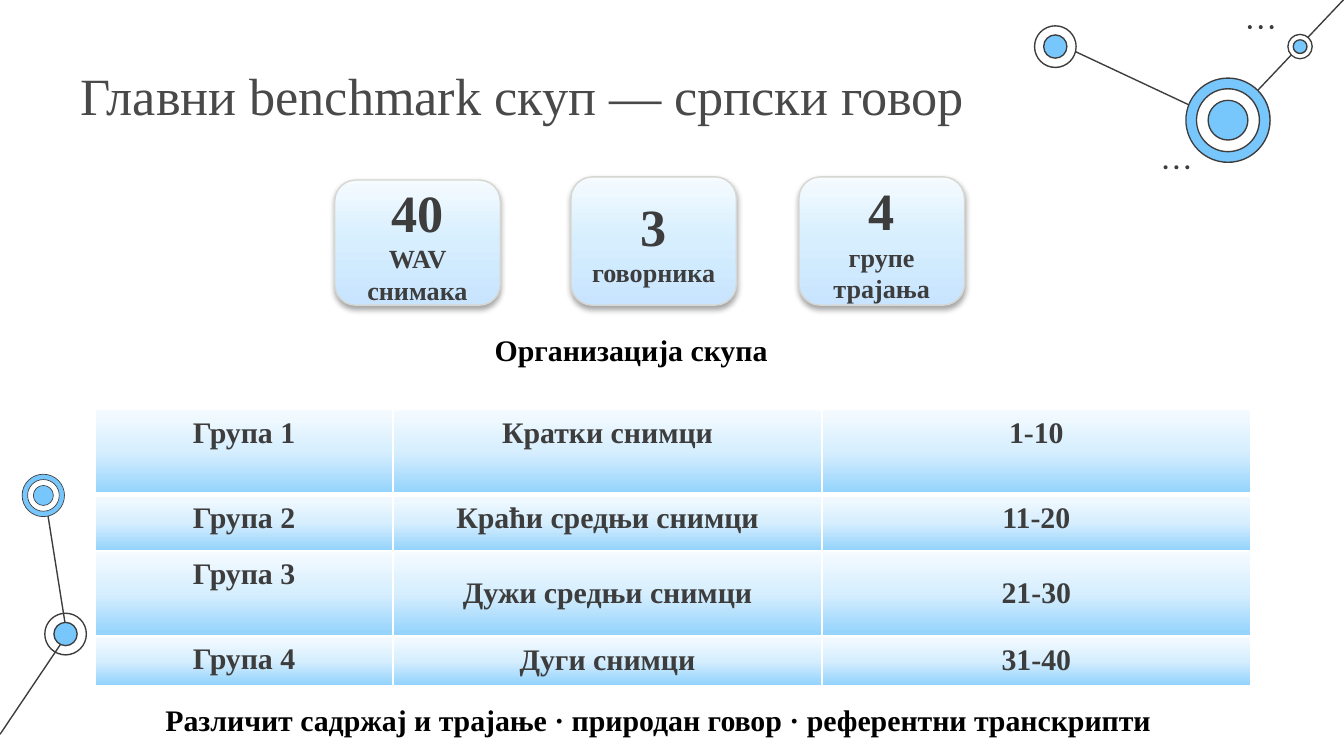
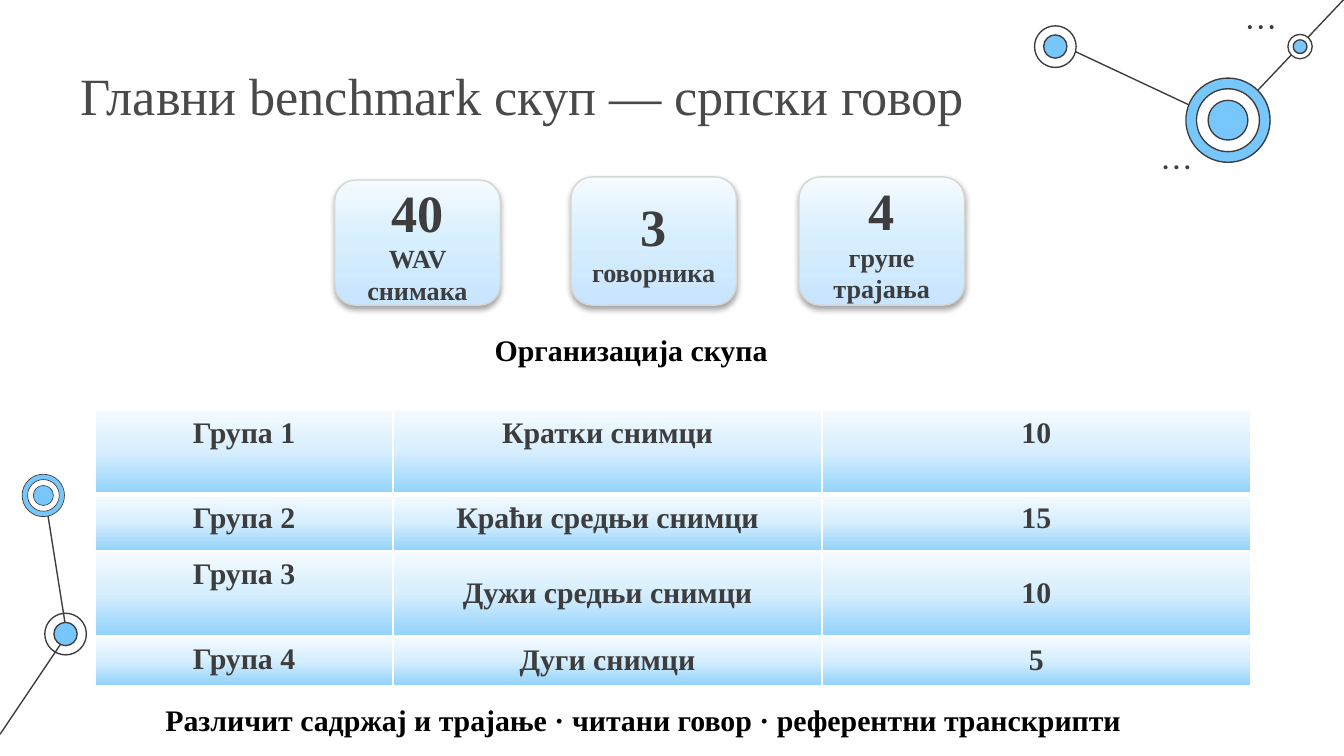
Before and after one commit to Sajko01/serbian-whisper-asr-optimization, a slide deck: slide 13 of docs/2120_Aleksandar_Jovanovic_Master_Rad.pptx. Drawn at 1344x756 pixels with LibreOffice and Linux fonts; fonts in the diff are those of the drawing. Boxes give left, top, right and bottom in pixels: in the first picture for what was removed or moved away, otherwise in the second. Text is boxed around its words. In the diff, an @@ line names an element or a change of style, - is before the commit and + after.

```diff
--- a/docs/2120_Aleksandar_Jovanovic_Master_Rad.pptx
+++ b/docs/2120_Aleksandar_Jovanovic_Master_Rad.pptx
@@ table at (95, 410, 1251, 685) @@
-row 1, column 3: 1-10
+row 1, column 3: 10
-row 2, column 3: 11-20
+row 2, column 3: 15
-row 3, column 3: 21-30
+row 3, column 3: 10
-row 4, column 3: 31-40
+row 4, column 3: 5
@@ text at (165, 710, 1121, 737): text changed @@
-Различит садржај и трајање · природан говор · референтни транскрипти
+Различит садржај и трајање · читани говор · референтни транскрипти
```
Also in this commit, not shown: 24 other slides changed, 3 slides added, 10 other files.
